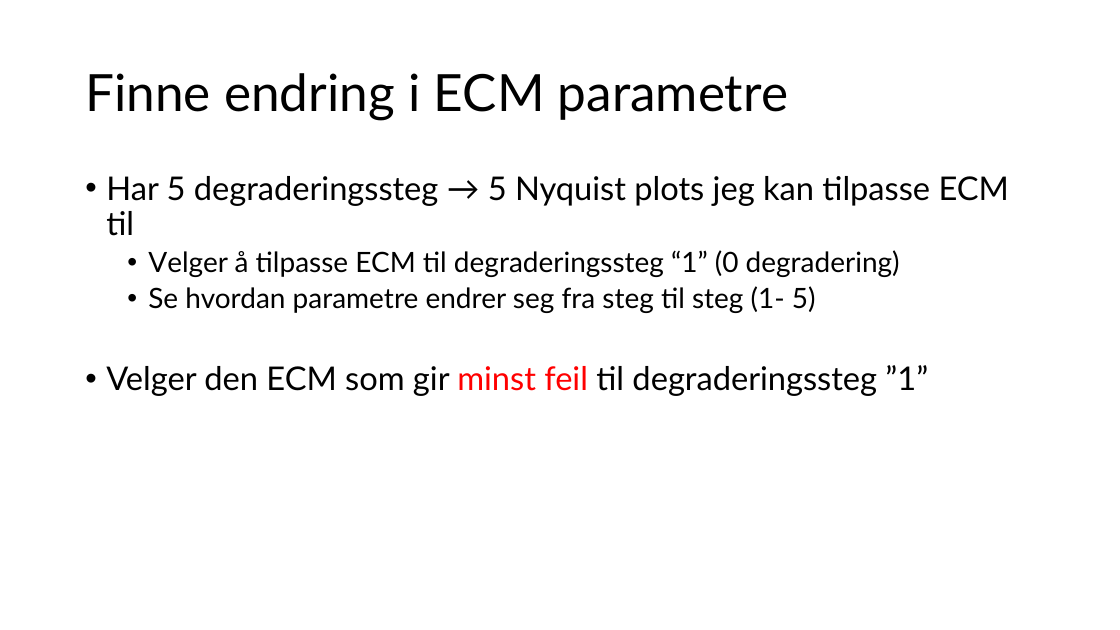
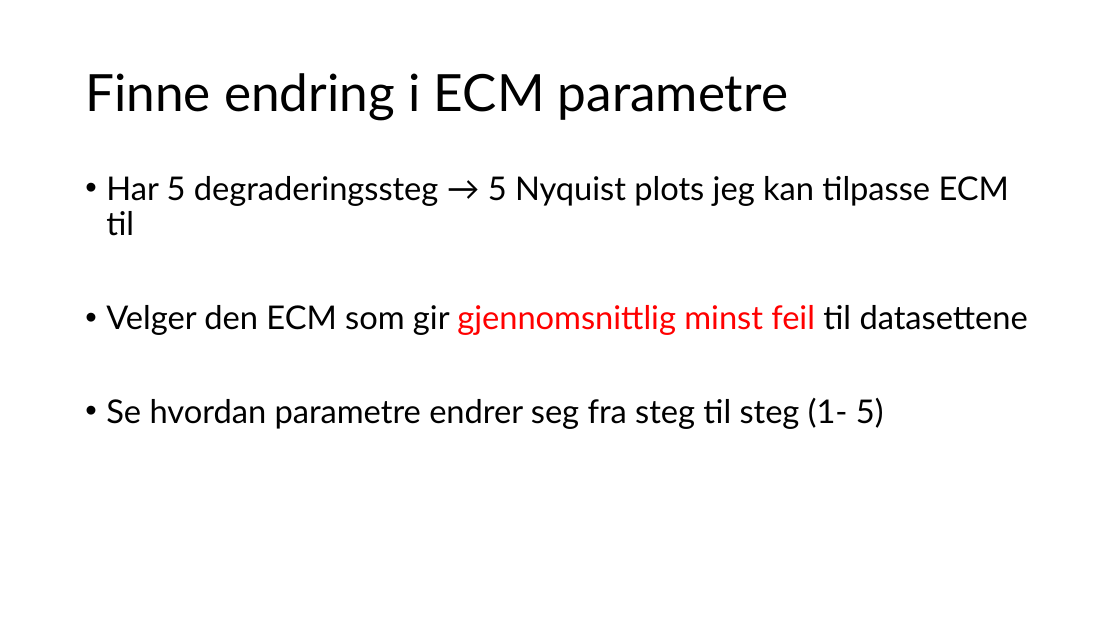
Before and after one commit to samaard2001/EIS-code, a slide deck: slide 2 of veilederpresentasjoner/22.10.2024.pptx. Drawn at 1120x630 pixels with LibreOffice and Linux fonts; fonts in the diff are those of the drawing. Boxes give left, top, right and bottom in pixels: in the first picture for what was removed or moved away, otherwise in the second. Text is boxed around its words. In the diff, an @@ line names an element or a change of style, - is before the commit and + after.

```diff
--- a/veilederpresentasjoner/22.10.2024.pptx
+++ b/veilederpresentasjoner/22.10.2024.pptx
@@ text at (106,305,1028,335): text changed; size 24 to 28 pt @@
-  • Velger å tilpasse ECM til degraderingssteg “1” (0 degradering)
+• Velger den ECM som gir gjennomsnittlig minst feil til datasettene
@@ text at (106,365,928,396): paragraph removed @@
-• Velger den ECM som gir minst feil til degraderingssteg ”1”
@@ text at (106,398,884,429): size 24 to 28 pt in "Se hvordan parametre endrer seg fra steg ..."; list level 2 to 1 in "Se hvordan parametre endrer seg ..." @@
```
Also in this commit, not shown: 6 other slides changed, 2 slides added, 7 other files.
